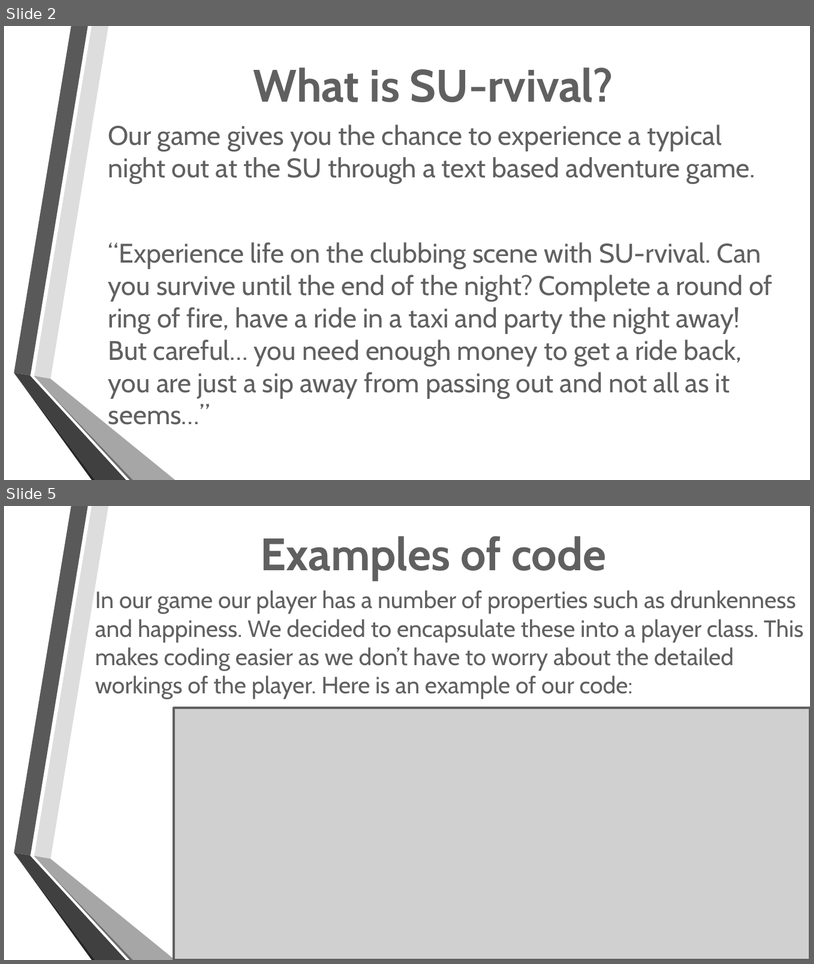
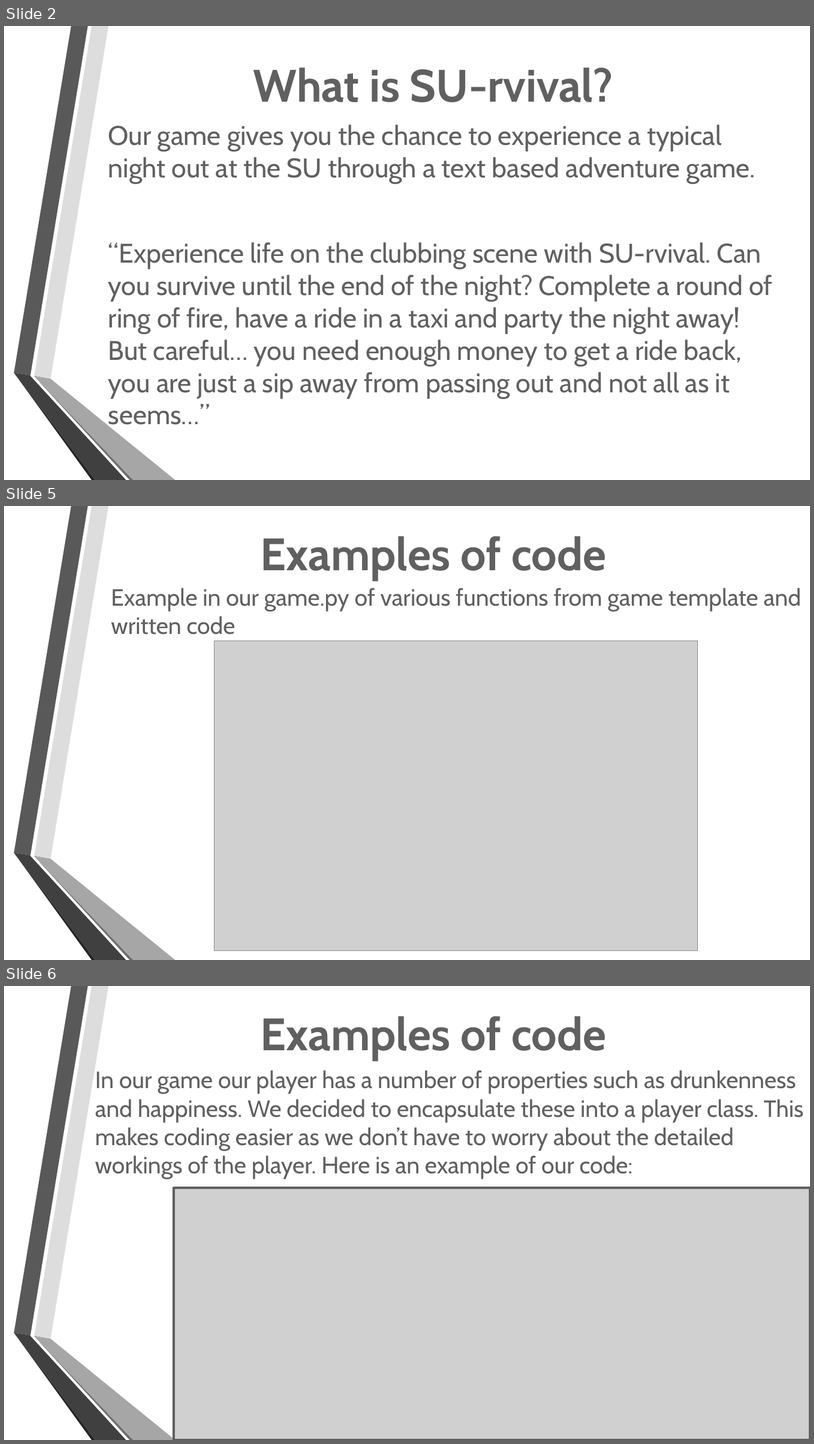
Before and after one commit to jackbo11/cm1101_team13_game, a slide deck: A night out at the SU (2).pptx. Shown one above the other, each under a label of ours: slides 2 and 5 before the commit, slides 2, 5 and 6 after it; the slides between them are not shown. The pictures are 814x964 and 814x1444 pixels, drawn with LibreOffice and Linux fonts; fonts in the diff are those of the drawing; grey boxes stand for pictures; background and template pictures are left out. Boxes give left, top, right and bottom in pixels: in the first picture for what was removed or moved away, otherwise in the second. Text is boxed around its words. In the diff, an @@ line names an element or a change of style, - is before the commit and + after.

```diff
--- a/A night out at the SU (2).pptx
+++ b/A night out at the SU (2).pptx
@@ slide 5 added at (4, 506, 810, 960), background picture (left out); not listed: 6 template elements that a slide beside it also shows @@
@@ title added at (260, 536, 606, 580), 54 pt, text #606060, bold @@
+Examples of code
@@ text added at (111, 588, 801, 634), 28 pt, text #606060 @@
+Example in our game.py of various functions from game template and written code
@@ picture added at (215, 640, 698, 951) @@
@@ what was slide 5 is now slide 6 @@
```
Also in this commit, not shown: 2 slides changed.
